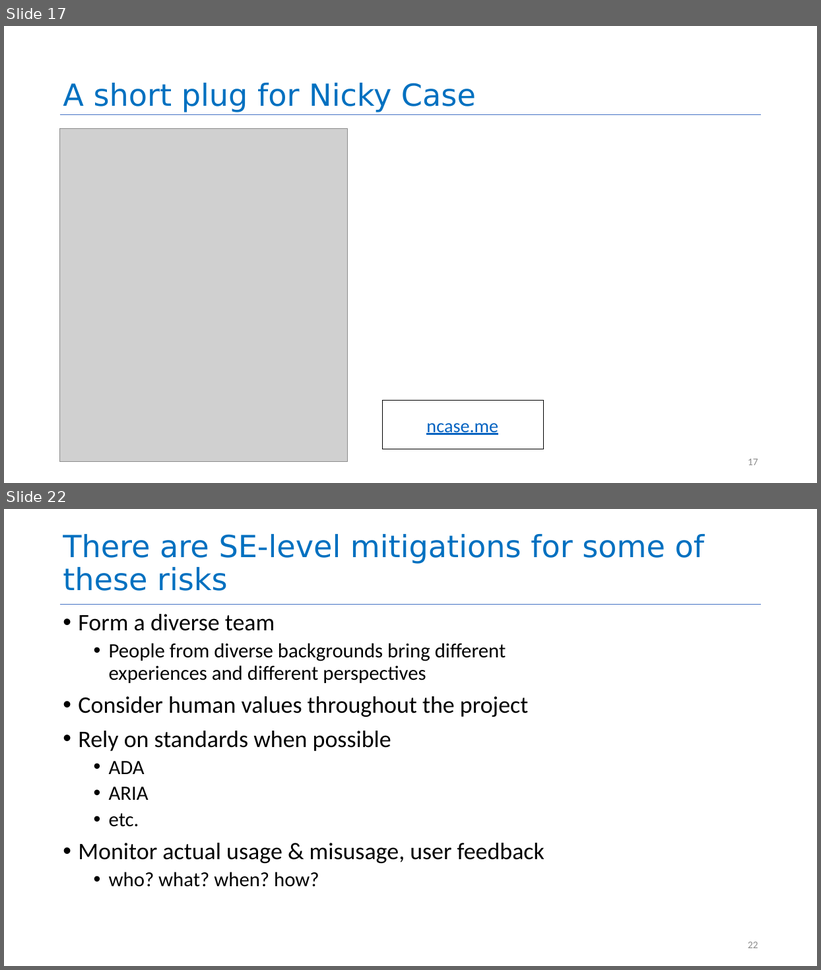
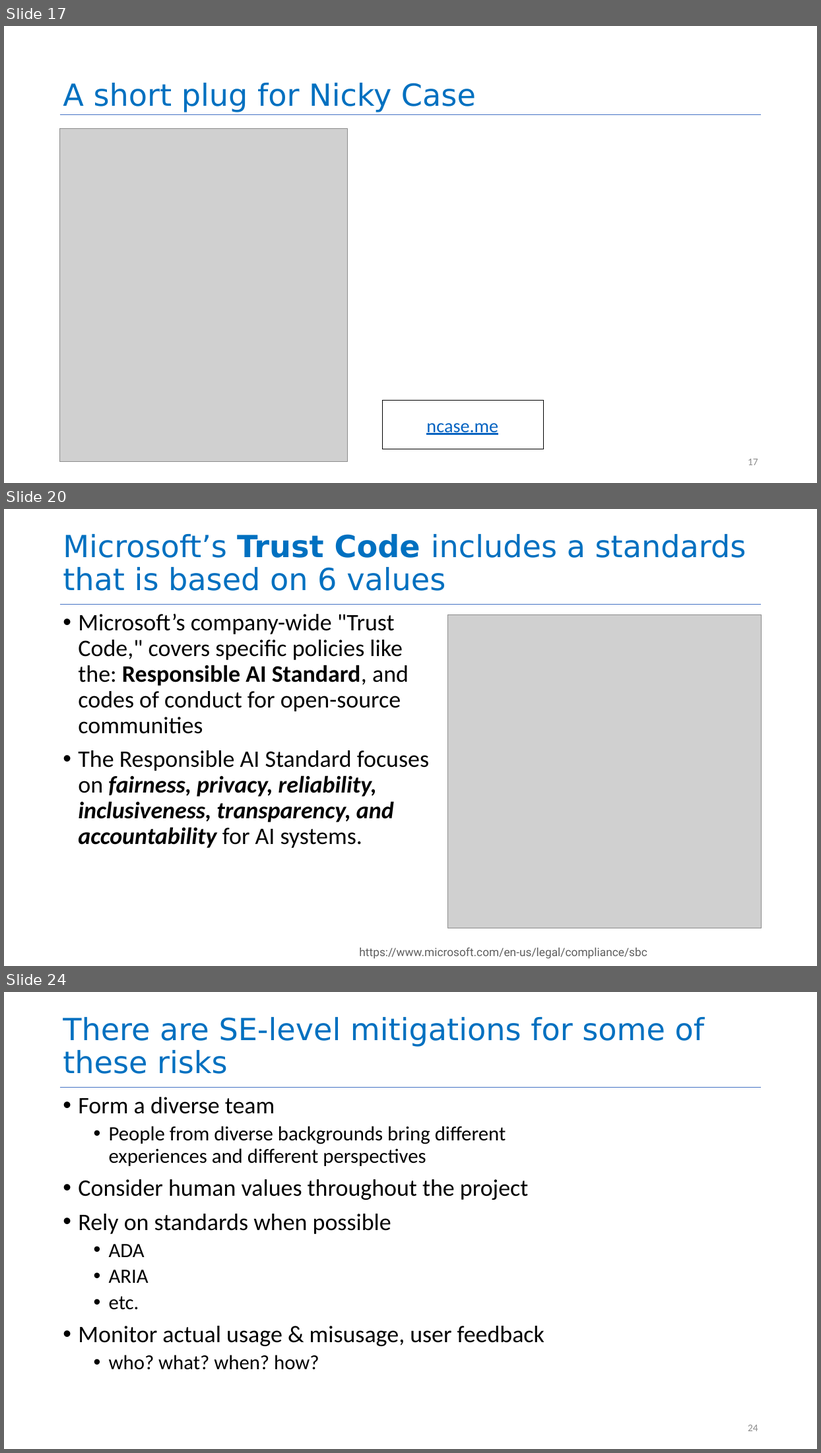
Before and after one commit to neu-se/CS4530-Fall-2025, a slide deck: Slides/Module 16A Engineering Ethical Software.pptx. Shown one above the other, each under a label of ours: slides 17 and 22 before the commit, slides 17, 20 and 24 after it; the slides between them are not shown. The pictures are 821x970 and 821x1453 pixels, drawn with LibreOffice and Linux fonts; fonts in the diff are those of the drawing; grey boxes stand for pictures. Boxes give left, top, right and bottom in pixels: in the first picture for what was removed or moved away, otherwise in the second. Text is boxed around its words. In the diff, an @@ line names an element or a change of style, - is before the commit and + after.

```diff
--- a/Slides/Module 16A Engineering Ethical Software.pptx
+++ b/Slides/Module 16A Engineering Ethical Software.pptx
@@ slide 20 added at (4, 509, 817, 966), background #FFFFFF; not listed: 1 template element that a slide beside it also shows @@
@@ title added at (63, 534, 746, 591), 72 pt, text #0070C0 @@
+Microsoft’s Trust Code includes a standards that is based on 6 values
@@ text added at (78, 614, 429, 848), 56 pt, text #000000 @@
+• Microsoft’s company-wide "Trust Code," covers specific policies like the: Responsible AI Standard, and codes of conduct for open-source communities
+• The Responsible AI Standard focuses on fairness, privacy, reliability, inclusiveness, transparency, and accountability for AI systems.
@@ picture added at (448, 615, 761, 928) @@
@@ text added at (359, 948, 648, 959), 27 pt, text #5E5E5E @@
+https://www.microsoft.com/en-us/legal/compliance/sbc
@@ what was slide 22 is now slide 24 @@
@@ page number at (748, 1425, 758, 1432): text changed @@
-22
+24
```
Also in this commit, not shown: 2 slides changed, 6 other slides added, 10 slides removed, 1 other file.
